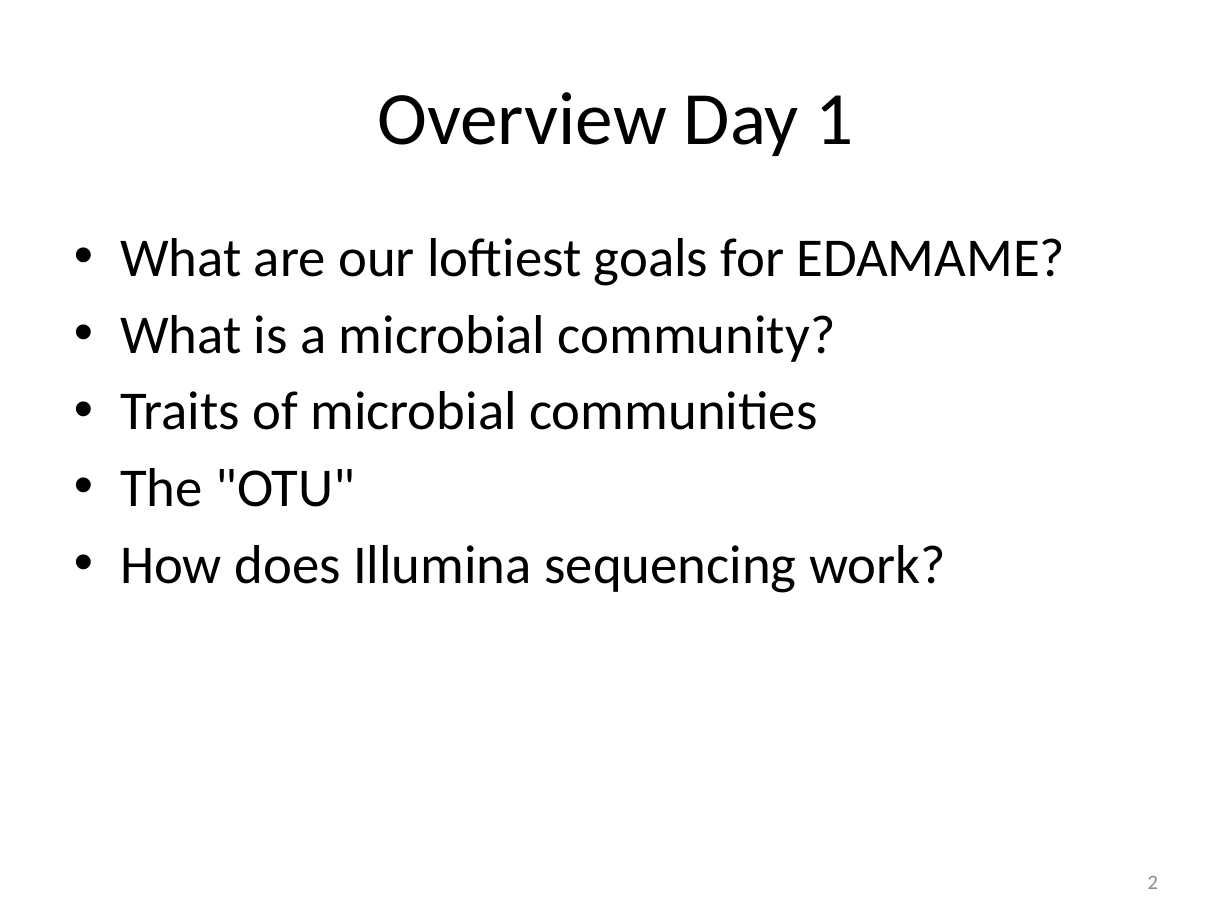
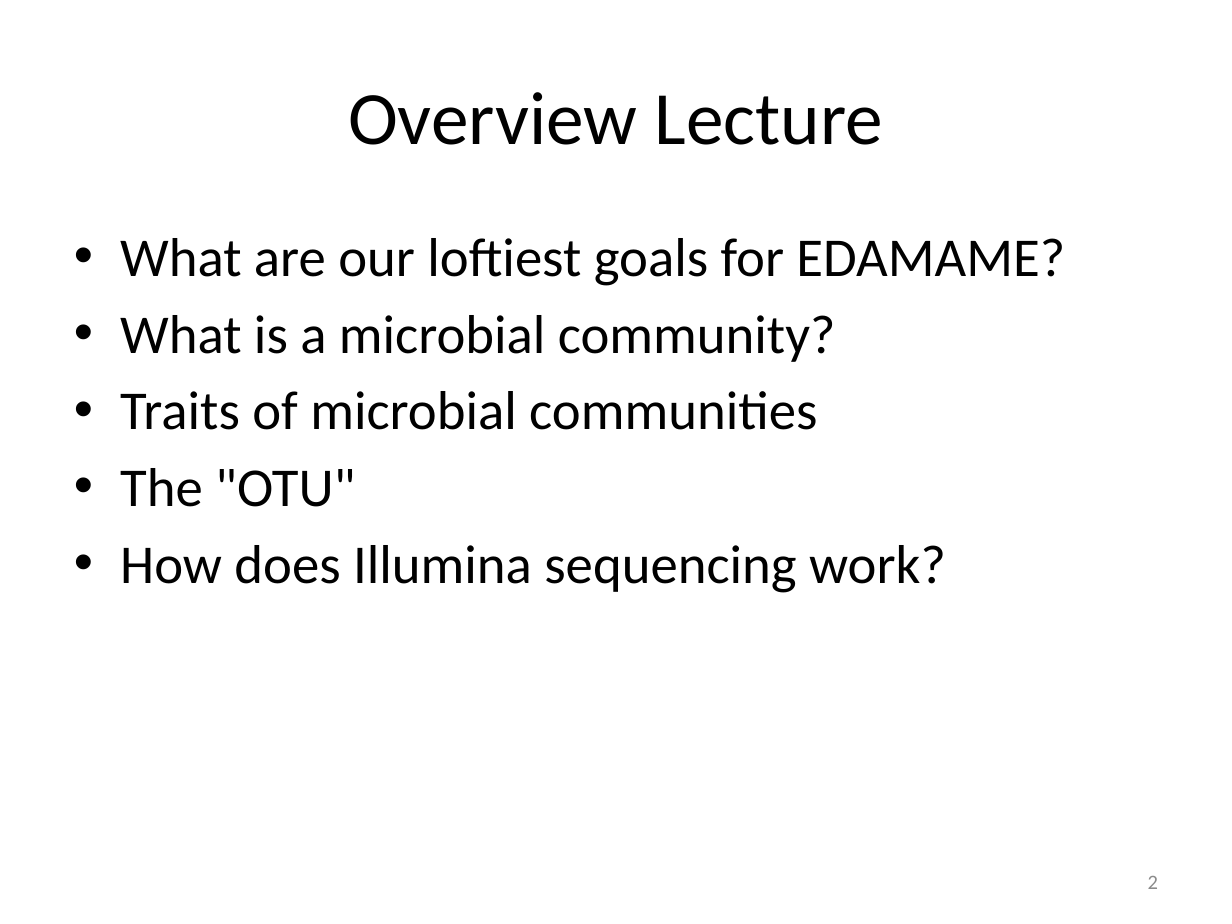
Before and after one commit to edamame-course/docs, a slide deck: slide 2 of extra/Presentations/2014-08-13-PM_Ashley_Lecture1.pptx. Drawn at 1232x924 pixels with LibreOffice and Linux fonts; fonts in the diff are those of the drawing. Boxes give left, top, right and bottom in pixels: in the first picture for what was removed or moved away, otherwise in the second. Text is boxed around its words. In the diff, an @@ line names an element or a change of style, - is before the commit and + after.

```diff
--- a/extra/Presentations/2014-08-13-PM_Ashley_Lecture1.pptx
+++ b/extra/Presentations/2014-08-13-PM_Ashley_Lecture1.pptx
@@ title at [348, 92, 883, 145]: text changed @@
-Overview Day 1
+Overview Lecture
```
Also in this commit, not shown: 1 other slide changed, 1 other file.
